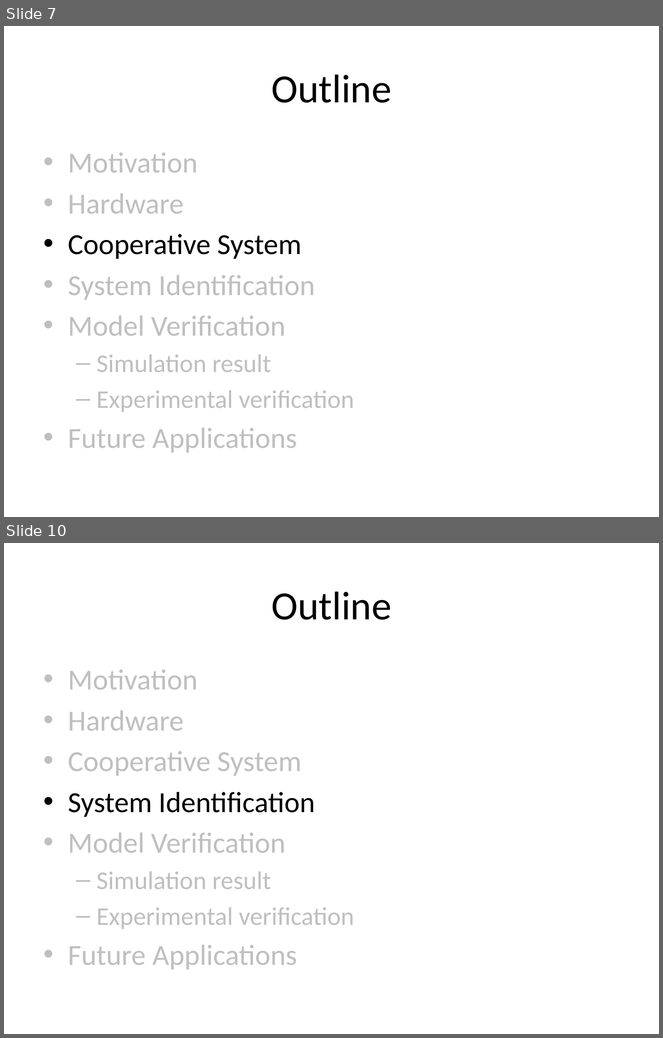
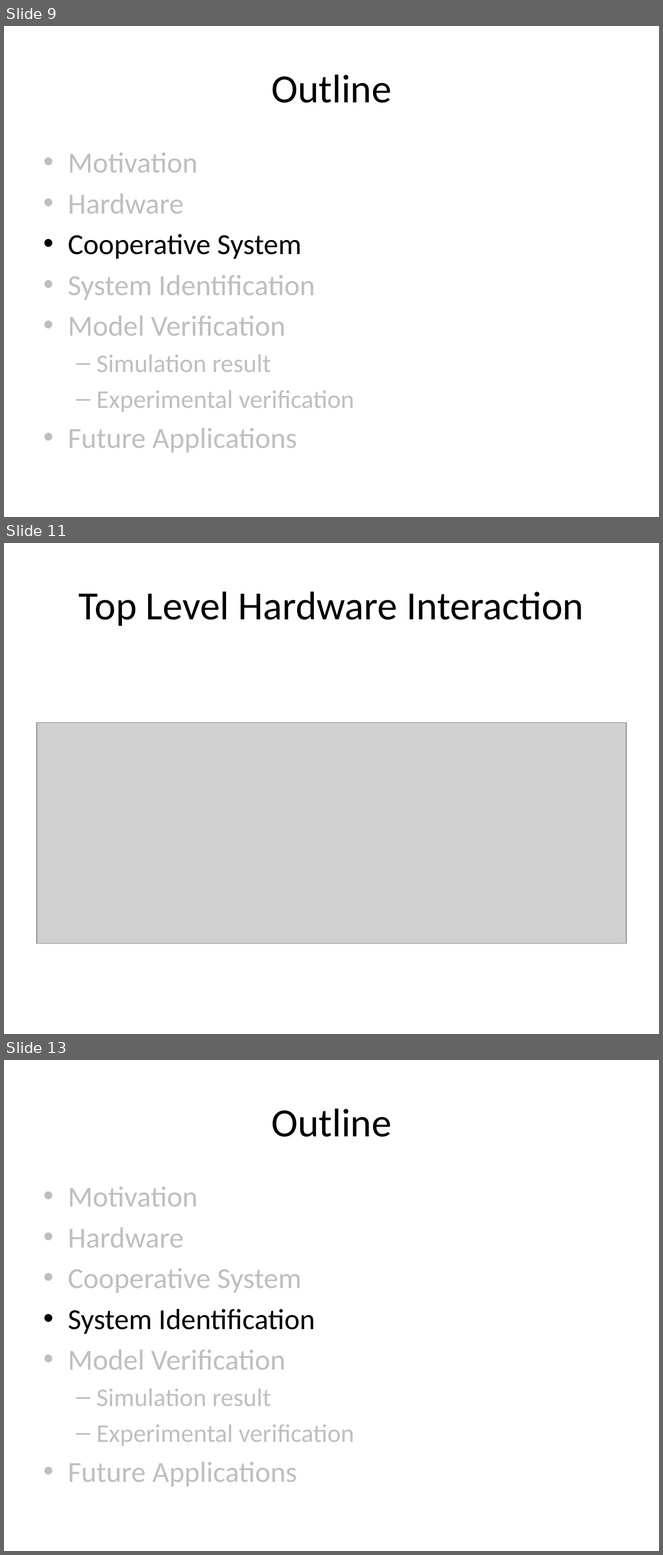
Before and after one commit to ryanjulian/manuscript-aamas2013, a slide deck: presentation/AAMAS_2013.pptx. Shown one above the other, each under a label of ours: slides 7 and 10 before the commit, slides 9, 11 and 13 after it; the slides between them are not shown. The pictures are 663x1038 and 663x1555 pixels, drawn with LibreOffice and Linux fonts; fonts in the diff are those of the drawing; grey boxes stand for pictures. Boxes give left, top, right and bottom in pixels: in the first picture for what was removed or moved away, otherwise in the second. Text is boxed around its words. In the diff, an @@ line names an element or a change of style, - is before the commit and + after.

```diff
--- a/presentation/AAMAS_2013.pptx
+++ b/presentation/AAMAS_2013.pptx
@@ slide 11 added at (4, 543, 659, 1034), background #FFFFFF @@
@@ title added at (79, 591, 584, 626), 44 pt, text #000000 @@
+Top Level Hardware Interaction
@@ picture added at (37, 722, 626, 943) @@
@@ what was slide 7 is now slide 9 @@
@@ what was slide 10 is now slide 13 @@
```
Also in this commit, not shown: 10 other slides added, 4 slides removed, 1 other file.
